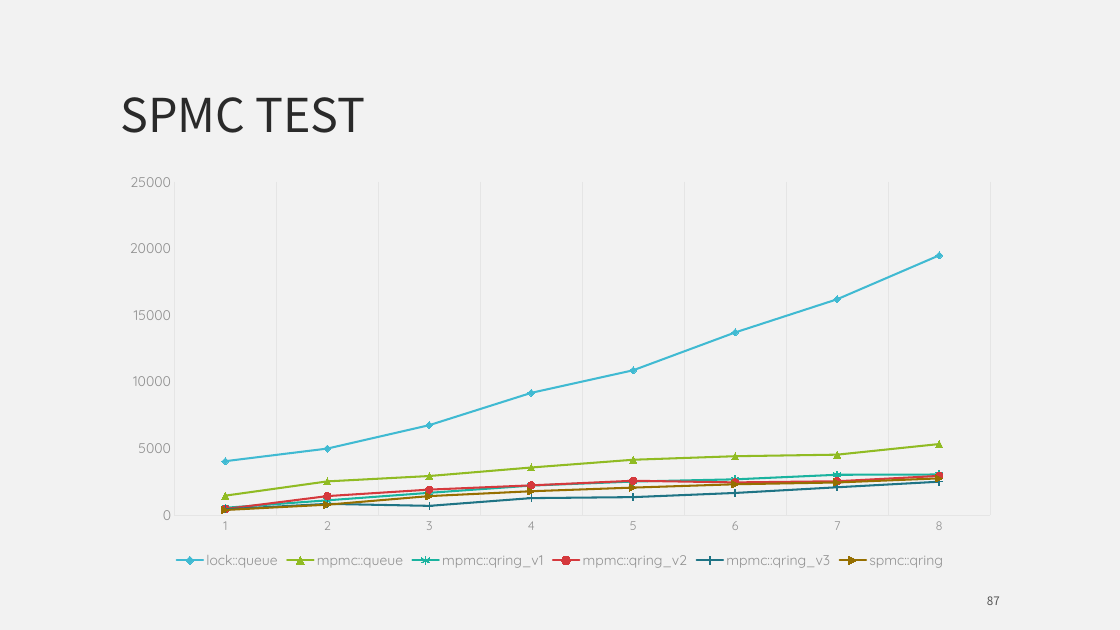
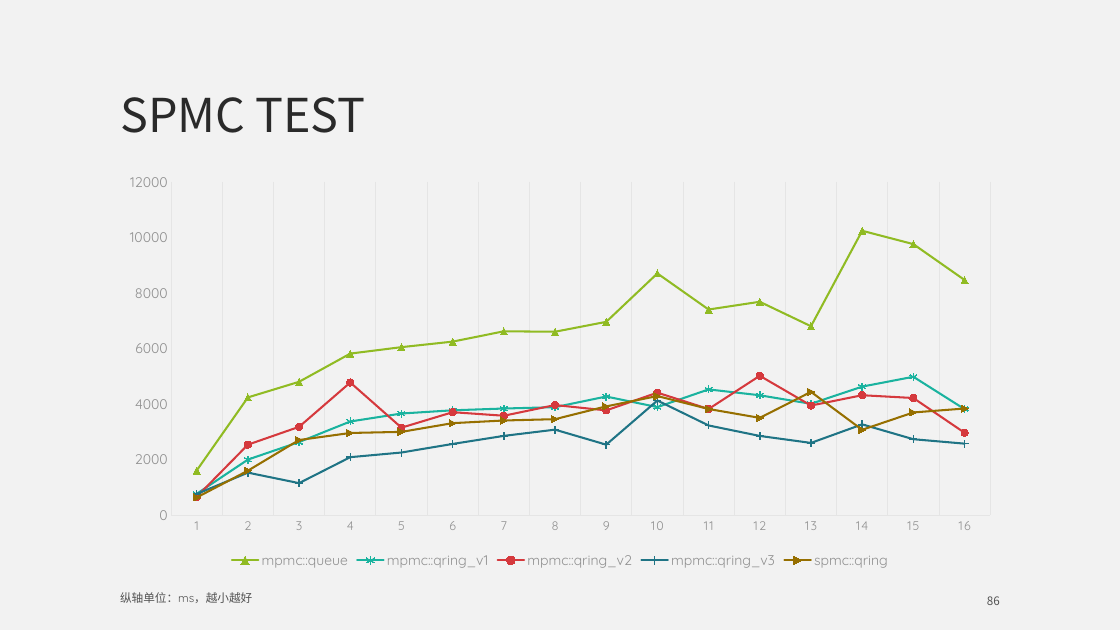
Before and after one commit to mutouyun/lock-free-queue, a slide deck: slide 86 of lock-free.pptx (slide 87 before the commit). Drawn at 1120x630 pixels with LibreOffice and Linux fonts; fonts in the diff are those of the drawing. Boxes give left, top, right and bottom in pixels: in the first picture for what was removed or moved away, otherwise in the second. Text is boxed around its words. In the diff, an @@ line names an element or a change of style, - is before the commit and + after.

Commit message:
update performance data & benchmark test

```diff
--- a/lock-free.pptx
+++ b/lock-free.pptx
@@ line chart at [112, 165, 1008, 572] @@
-categories: 1, 2, 3, 4, 5, 6, 7, 8
+categories: 1, 2, 3, 4, 5, 6, 7, 8, 9, 10, 11, 12, 13, 14, 15, 16
-lock::queue: 4000, 5000, 6700, 9200, 10900, 13700, 16200, 19500
+mpmc::queue: 1600, 4200, 4800, 5800, 6000, 6200, 6600, 6600, 7000, 8700, 7400, 7700, 6800, 10200, 9800, 8500
@@ colour of mpmc::queue #40BAD2 to #90BB23 @@
-mpmc::queue: 1500, 2500, 2900, 3600, 4100, 4400, 4500, 5300
+mpmc::qring_v1: 800, 2000, 2600, 3400, 3700, 3800, 3800, 3900, 4300, 3900, 4500, 4300, 4000, 4600, 5000, 3800
@@ colour of mpmc::qring_v1 #90BB23 to #1AB39F @@
-mpmc::qring_v1: 500, 1100, 1700, 2200, 2500, 2700, 3000, 3000
+mpmc::qring_v2: 700, 2500, 3200, 4800, 3100, 3700, 3600, 4000, 3800, 4400, 3800, 5000, 3900, 4300, 4200, 3000
@@ colour of mpmc::qring_v2 #1AB39F to #D5393D @@
-mpmc::qring_v2: 500, 1400, 1900, 2200, 2600, 2400, 2500, 2900
+mpmc::qring_v3: 800, 1500, 1100, 2100, 2200, 2600, 2800, 3100, 2500, 4100, 3200, 2800, 2600, 3300, 2700, 2600
@@ colour of mpmc::qring_v3 #D5393D to #1F7485 @@
-mpmc::qring_v3: 400, 800, 700, 1300, 1300, 1700, 2100, 2500
+spmc::qring: 600, 1600, 2700, 3000, 3000, 3300, 3400, 3500, 3900, 4300, 3800, 3500, 4400, 3100, 3700, 3800
@@ colour of spmc::qring #1F7485 to #966F00 @@
-spmc::qring: 400, 800, 1400, 1800, 2100, 2300, 2400, 2700
@@ text added at [120, 592, 252, 603], 10 pt, text #545454 @@
+纵轴单位：ms，越小越好
@@ page number at [987, 596, 1000, 605]: text changed @@
-87
+86
```
Also in this commit, not shown: 8 other slides changed, 2 slides removed, 1 other file.
